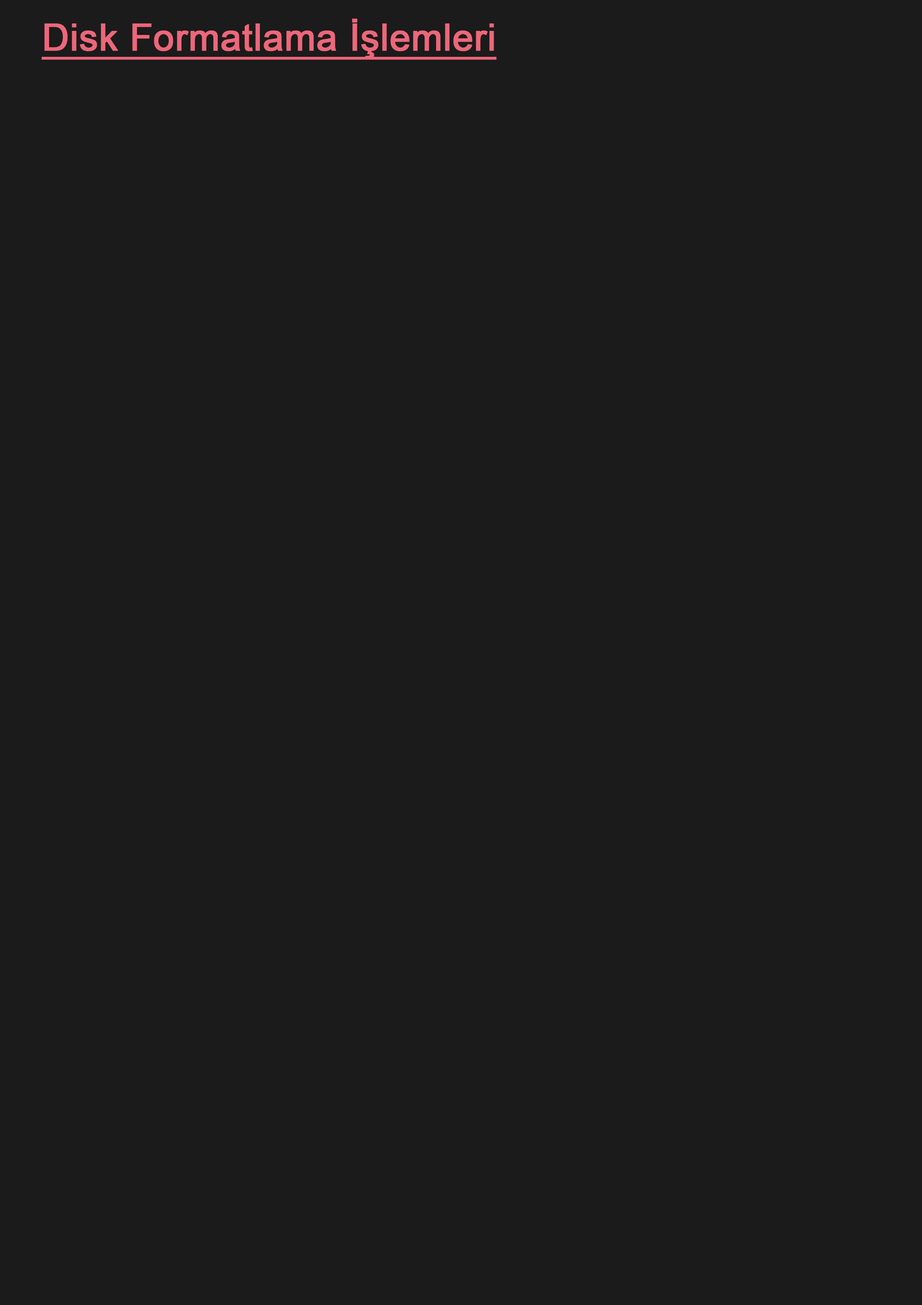
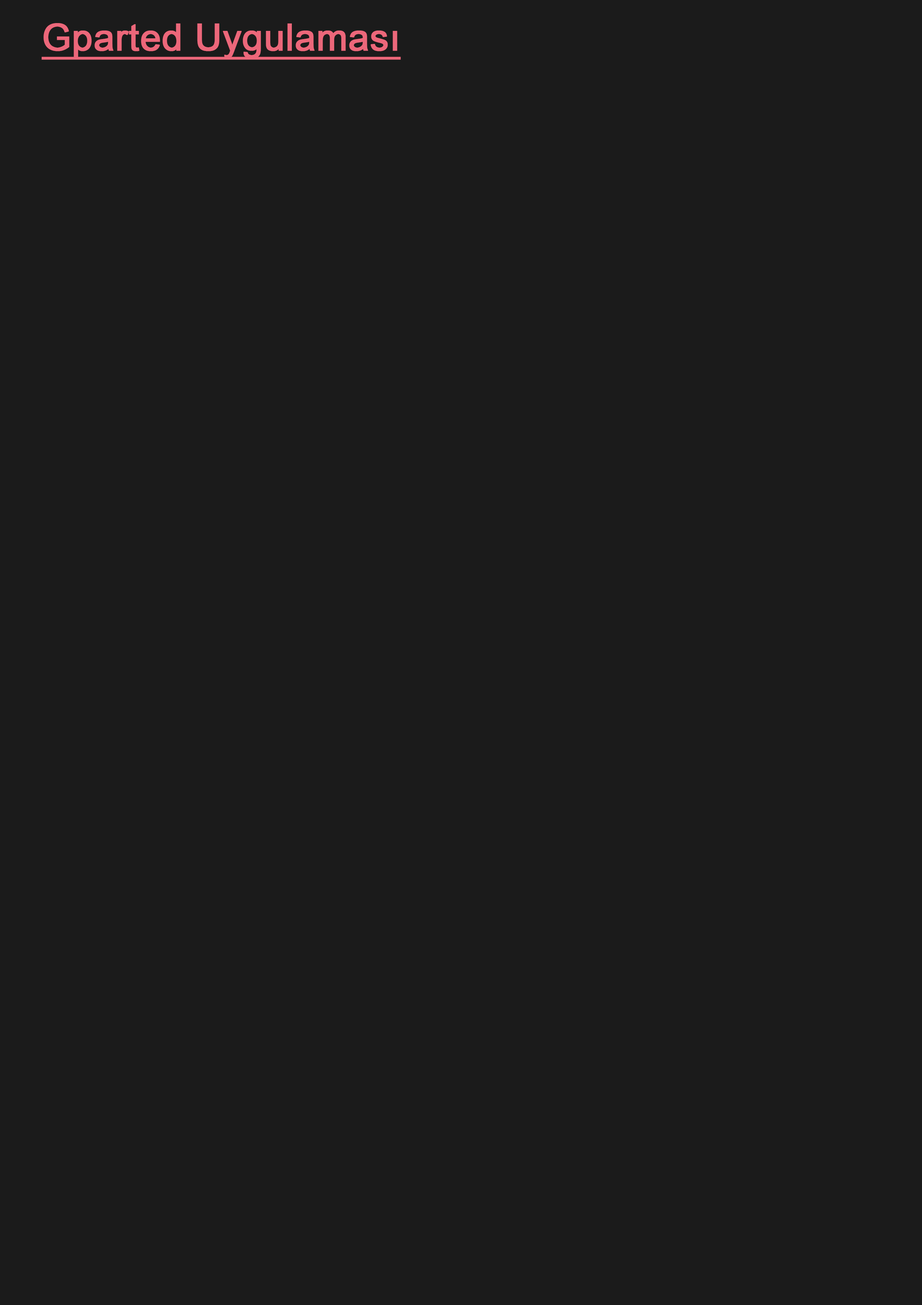
Two versions of the same layered image (922×1305). Layer-by-layer changes:
renamed "Disk Formatlama İşlemleri" to "Gparted Uygulaması", painted on it over (43, 18, 497, 60)
